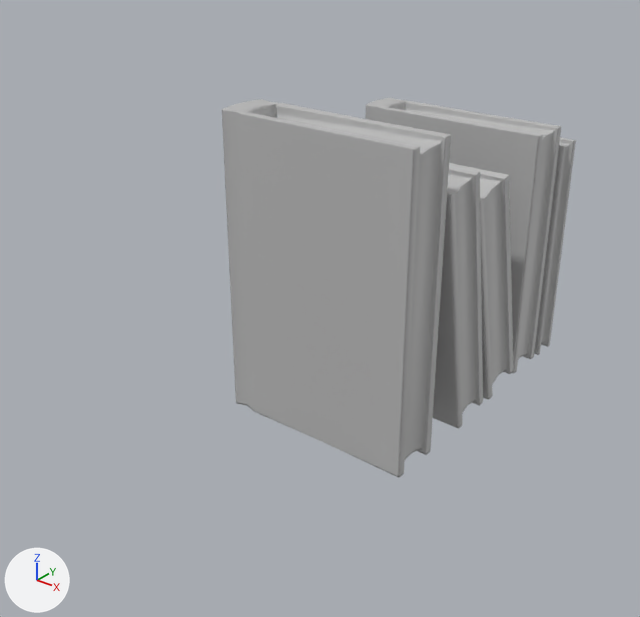
Renders of the FBX model narrative-unity/Assets/Models/Environments/Level1/Assets/FBX/pile_of_books_2.fbx from each side of a commit.
Camera for both pictures: a 50 mm camera at (0.708, -1.303, 0.755) aimed at (-0.029, -0.382, 0.184). Arrows for +X, +Y and +Z are at lower left; the lights stay in place. Where no turn or scale is listed for an object, it has been applied to the vertices.
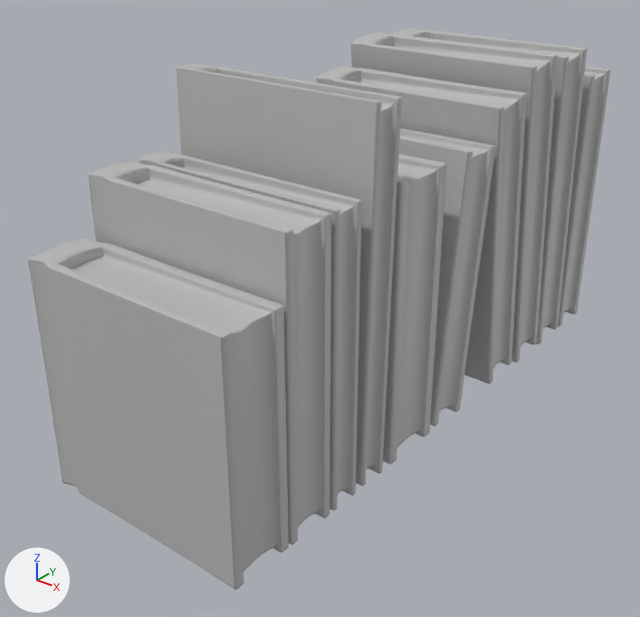
Location of each change, (x1, y1, x2, y2) in pixels of the pictures (640 x 617 px; the box of a moved part takes in the faces that stretch with it):
'pCube6', reshaped, moved (40% narrower, 16% shorter)
    before: (222, 98, 576, 477)
    after: (316, 65, 527, 384)
'pCube5', added
    after: (28, 237, 289, 590)
'pCube4', added
    after: (88, 160, 332, 545)
'pCube9', added
    after: (176, 64, 402, 486)
'pCube7', added
    after: (351, 32, 558, 363)
'pCube2', added
    after: (383, 154, 447, 465)
'pCube8', added
    after: (140, 151, 362, 511)
'pCube3', added
    after: (399, 128, 496, 426)
'pCube10', added
    after: (393, 28, 587, 344)
'pCube1', added
    after: (558, 66, 611, 327)
part 1 of me_mesh, moved or reshaped
    before: (534, 137, 576, 355)
    after: (316, 65, 527, 384)
part 2 of me_mesh, deleted
    before: (449, 163, 514, 400)
part 3 of me_mesh, deleted
    before: (365, 98, 561, 374)
part 4 of me_mesh, deleted
    before: (222, 99, 451, 477)
part 5 of me_mesh, deleted
    before: (433, 165, 483, 429)

Patch to the scene script:
```diff
--- a/narrative-unity/Assets/Models/Environments/Level1/Assets/FBX/pile_of_books_2.fbx.py
+++ b/narrative-unity/Assets/Models/Environments/Level1/Assets/FBX/pile_of_books_2.fbx.py
@@ me_mesh @@
 me_mesh.from_pydata(...)  # 1400 vertices, 1260 faces; spans x -0.165..0.157, y -0.451..0.022, z -0.2..0.275
+# me_mesh part 1: the loose piece of 280 vertices spanning x -0.165..0.157, y -0.022..0.022, z -0.185..0.185 is multiplied about its middle by the matrix ((1.0, -0.001, 0.004), (0.001, 1.632, -0.13), (-0.003, 0.176, 1.209))
+# me_mesh part 2: the loose piece of 280 vertices spanning x -0.165..0.157, y -0.281..-0.115, z -0.193..0.182 is deleted
+# me_mesh part 3: the loose piece of 280 vertices spanning x -0.165..0.157, y -0.114..-0.04, z -0.181..0.22 is deleted
+# me_mesh part 4: the loose piece of 280 vertices spanning x -0.165..0.157, y -0.451..-0.37, z -0.197..0.275 is deleted
+# me_mesh part 5: the loose piece of 280 vertices spanning x -0.165..0.157, y -0.36..-0.216, z -0.2..0.208 is deleted
 me_mesh.materials.append(mat_lambert1)
@@ ob_pcube6 @@
 ob_pcube6 = bpy.data.objects.new('pCube6', me_mesh)
-ob_pcube6.location = (0.0, 0.014, 0.195)
+ob_pcube6.location = (0.0, -0.171, 0.26)
@@ ob_pcube10 @@
+ob_pcube10 = bpy.data.objects.new('pCube10', me_mesh_006)  # 280 vertices, 252 faces; spans x -0.165..0.157, y -0.051..0.051, z -0.246..0.246; in mat_lambert1 (grey #bcbcbc)
+ob_pcube10.location = (0.0, 0.012, 0.277)
@@ ob_pcube8 @@
+ob_pcube8 = bpy.data.objects.new('pCube8', me_mesh_1)  # 280 vertices, 252 faces; spans x -0.165..0.157, y -0.023..0.023, z -0.201..0.201; in mat_lambert1 (grey #bcbcbc)
+ob_pcube8.location = (0.0, -0.564, 0.233)
@@ ob_pcube2 @@
+ob_pcube2 = bpy.data.objects.new('pCube2', me_mesh_004)  # 280 vertices, 252 faces; spans x -0.165..0.157, y -0.049..0.049, z -0.201..0.201; in mat_lambert1 (grey #bcbcbc)
+ob_pcube2.location = (0.0, -0.411, 0.233)
@@ ob_pcube4 @@
+ob_pcube4 = bpy.data.objects.new('pCube4', me_mesh_002)  # 280 vertices, 252 faces; spans x -0.165..0.157, y -0.037..0.037, z -0.201..0.201; in mat_lambert1 (grey #bcbcbc)
+ob_pcube4.location = (0.0, -0.632, 0.233)
@@ ob_pcube9 @@
+ob_pcube9 = bpy.data.objects.new('pCube9', me_mesh_009)  # 280 vertices, 252 faces; spans x -0.165..0.157, y -0.028..0.028, z -0.253..0.253; in mat_lambert1 (grey #bcbcbc)
+ob_pcube9.location = (0.0, -0.497, 0.285)
@@ ob_pcube1 @@
+ob_pcube1 = bpy.data.objects.new('pCube1', me_mesh_005)  # 280 vertices, 252 faces; spans x -0.165..0.157, y -0.037..0.037, z -0.221..0.221; in mat_lambert1 (grey #bcbcbc)
+ob_pcube1.location = (0.0, 0.107, 0.254)
@@ ob_pcube5 @@
+ob_pcube5 = bpy.data.objects.new('pCube5', me_mesh_003)  # 280 vertices, 252 faces; spans x -0.165..0.157, y -0.046..0.046, z -0.161..0.161; in mat_lambert1 (grey #bcbcbc)
+ob_pcube5.location = (0.0, -0.721, 0.194)
@@ ob_pcube7 @@
+ob_pcube7 = bpy.data.objects.new('pCube7', me_mesh_007)  # 280 vertices, 252 faces; spans x -0.165..0.158, y -0.065..0.062, z -0.203..0.296; in mat_lambert1 (grey #bcbcbc)
+ob_pcube7.location = (0.0, -0.079, 0.233)
@@ ob_pcube3 @@
+ob_pcube3 = bpy.data.objects.new('pCube3', me_mesh_001)  # 280 vertices, 252 faces; spans x -0.165..0.157, y -0.058..0.058, z -0.203..0.203; in mat_lambert1 (grey #bcbcbc)
+ob_pcube3.location = (0.0, -0.292, 0.233)
```
